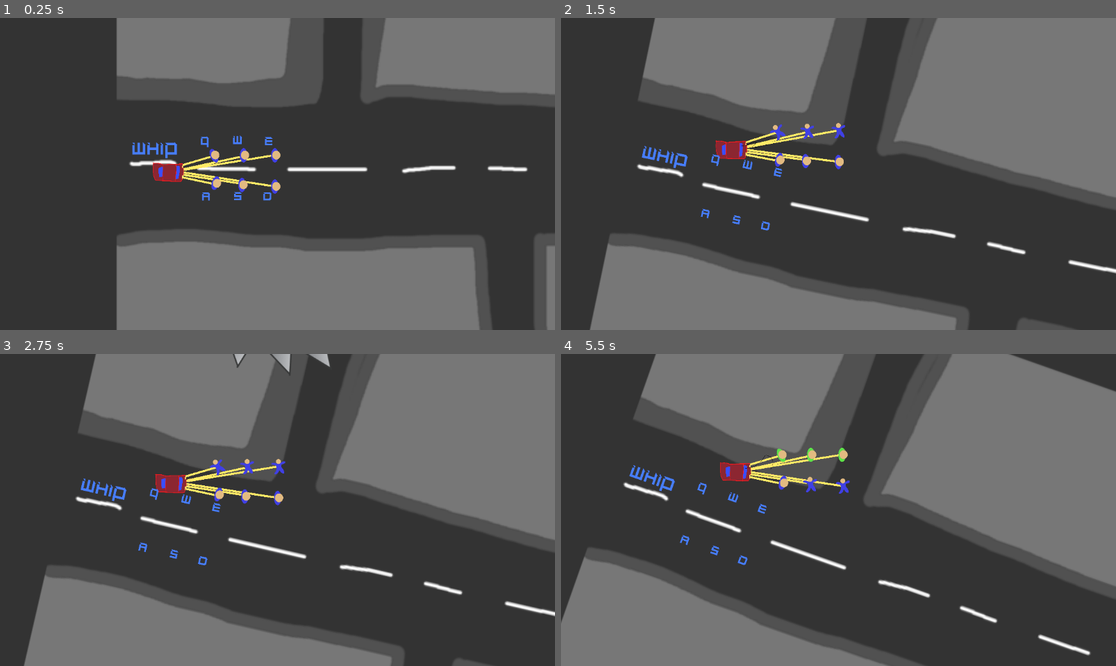
Above: before the commit, frames 1-4 (two rows, left to right).
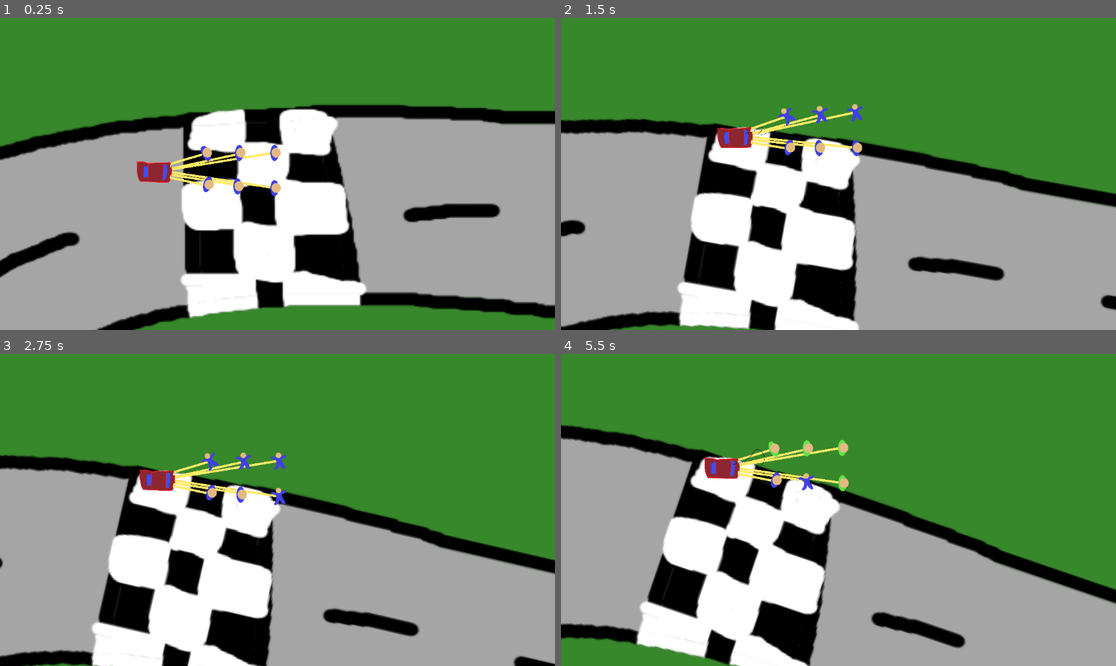
Above: after the commit, the same moments.

Repository: pazhersh/CarPull
Game: Godot game, scene res://scenes/main.tscn
The game is run twice, just before and just after one commit, with the same random seed, the same clock (stepped at 60 frames per second) and the same inputs. Before the commit the project starts from res://scenes/Tutorial-Level.tscn.
Inputs:
- Up to frame 1 (0.25 s): no input
- Up to frame 2 (1.5 s): tap Enter at 0.5 s; tap Q (Q) at 0.6, 1.35 s
- Up to frame 3 (2.75 s): tap Q (Q) at 2.1 s
- Up to frame 4 (5.5 s): tap Q (Q) every 0.75 s from 2.85 to 5.1 s; tap Space at 3.5, 5 s; tap Enter at 4.25 s

The runs differ from the first frame. In frame 1, 99% of the frame differs, in the area x 0-100%, y 0-100%; in frame 2, 99%; in frame 3, 99%; in frame 4, 99%.

Commit message:
started createing a menu

Diff:
--- a/project.godot
+++ b/project.godot
@@ -11,7 +11,7 @@
 [application]
 
 config/name="Car Pull"
-run/main_scene="res://scenes/Tutorial-Level.tscn"
+run/main_scene="res://scenes/main.tscn"
 config/features=PackedStringArray("4.1", "GL Compatibility")
 config/icon="res://icon.svg"
 
--- a/scenes/Tutorial-Level.tscn
+++ b/scenes/Tutorial-Level.tscn
@@ -1,7 +1,7 @@
 [gd_scene load_steps=11 format=3 uid="uid://curmmfutihuua"]
 
 [ext_resource type="Texture2D" uid="uid://c6g38o7rjixvs" path="res://assets/tutorial-track-1.png" id="1_lairr"]
-[ext_resource type="PackedScene" uid="uid://0ubt6f1432ul" path="res://objects/car.tscn" id="2_8auu1"]
+[ext_resource type="PackedScene" uid="uid://0ubt6f1432ul" path="res://objects/car-p1.tscn" id="2_8auu1"]
 [ext_resource type="PackedScene" uid="uid://t3q5xk8syqbp" path="res://objects/saw_path.tscn" id="4_i1n3f"]
 [ext_resource type="Texture2D" uid="uid://cj3hh1iayapq8" path="res://assets/whip text.png" id="4_lcofa"]
 [ext_resource type="Texture2D" uid="uid://bbrg0tmtkompx" path="res://assets/buttons.png" id="5_06oka"]
--- a/scenes/main.tscn
+++ b/scenes/main.tscn
@@ -1,7 +1,7 @@
 [gd_scene load_steps=3 format=3 uid="uid://t7us3pgenqs8"]
 
 [ext_resource type="Texture2D" uid="uid://bewearmejwxm" path="res://assets/basic-track-3.png" id="1_k0xkd"]
-[ext_resource type="PackedScene" uid="uid://0ubt6f1432ul" path="res://objects/car.tscn" id="2_cj3ba"]
+[ext_resource type="PackedScene" uid="uid://0ubt6f1432ul" path="res://objects/car-p1.tscn" id="2_cj3ba"]
 
 [node name="World" type="Node2D"]
 
--- /dev/null
+++ b/scenes/main_menu.tscn
@@ -0,0 +1,41 @@
+[gd_scene load_steps=4 format=3 uid="uid://d2b0k1mbvhfef"]
+
+[ext_resource type="FontFile" uid="uid://clrvnvycblemp" path="res://fonts/stopmotiondecember11-webfont.ttf" id="1_w6dkl"]
+[ext_resource type="PackedScene" uid="uid://0ubt6f1432ul" path="res://objects/car-p1.tscn" id="2_52q2b"]
+
+[sub_resource type="FontVariation" id="FontVariation_gd2sp"]
+base_font = ExtResource("1_w6dkl")
+
+[node name="MainMenu" type="Control"]
+layout_mode = 3
+anchors_preset = 15
+anchor_right = 1.0
+anchor_bottom = 1.0
+grow_horizontal = 2
+grow_vertical = 2
+
+[node name="ColorRect" type="ColorRect" parent="."]
+layout_mode = 0
+offset_right = 1150.0
+offset_bottom = 649.0
+color = Color(0.184314, 0.470588, 0.560784, 1)
+
+[node name="MarginContainer" type="MarginContainer" parent="ColorRect"]
+layout_mode = 0
+offset_right = 1150.0
+offset_bottom = 648.0
+
+[node name="VBoxContainer" type="VBoxContainer" parent="ColorRect/MarginContainer"]
+layout_mode = 2
+
+[node name="Label" type="Label" parent="ColorRect/MarginContainer/VBoxContainer"]
+layout_mode = 2
+theme_override_fonts/font = SubResource("FontVariation_gd2sp")
+theme_override_font_sizes/font_size = 126
+text = "CarPull"
+horizontal_alignment = 1
+vertical_alignment = 1
+
+[node name="car" parent="." instance=ExtResource("2_52q2b")]
+position = Vector2(184, 192)
+scale = Vector2(3.55, 3.55)
Binary file added: fonts/stopmotiondecember11-webfont.ttf
Not shown, added: fonts/stopmotiondecember11-webfont.ttf.import
Renamed: objects/car.tscn -> objects/car-p1.tscn
